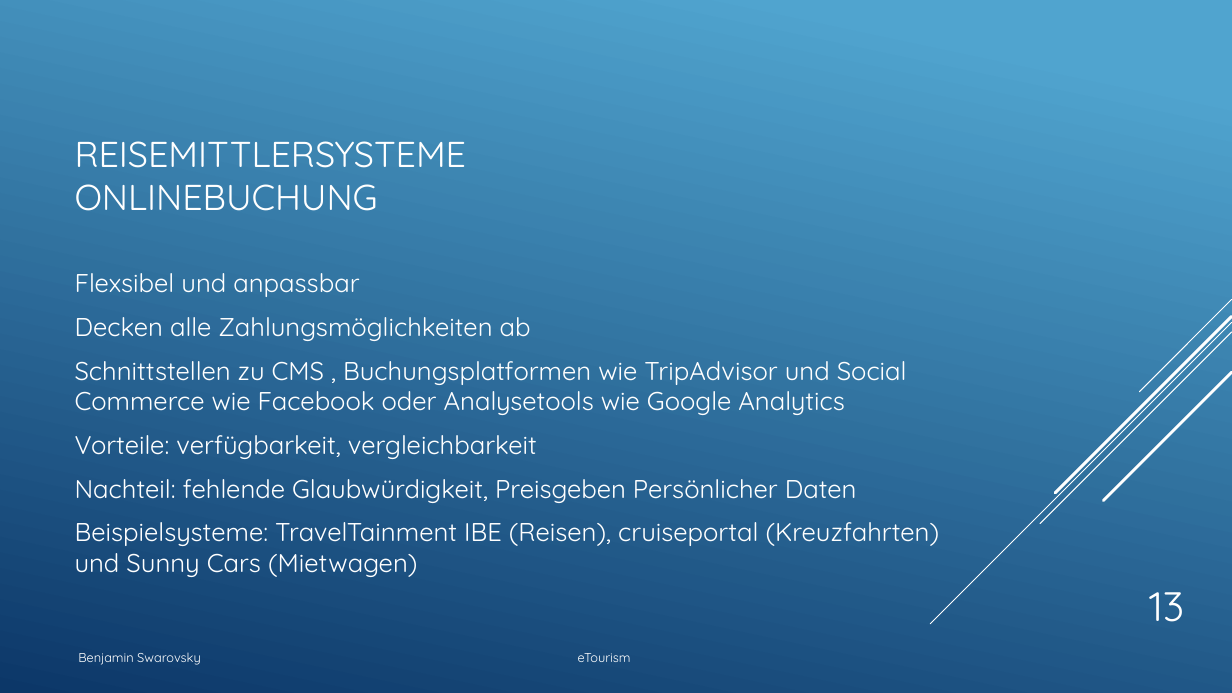
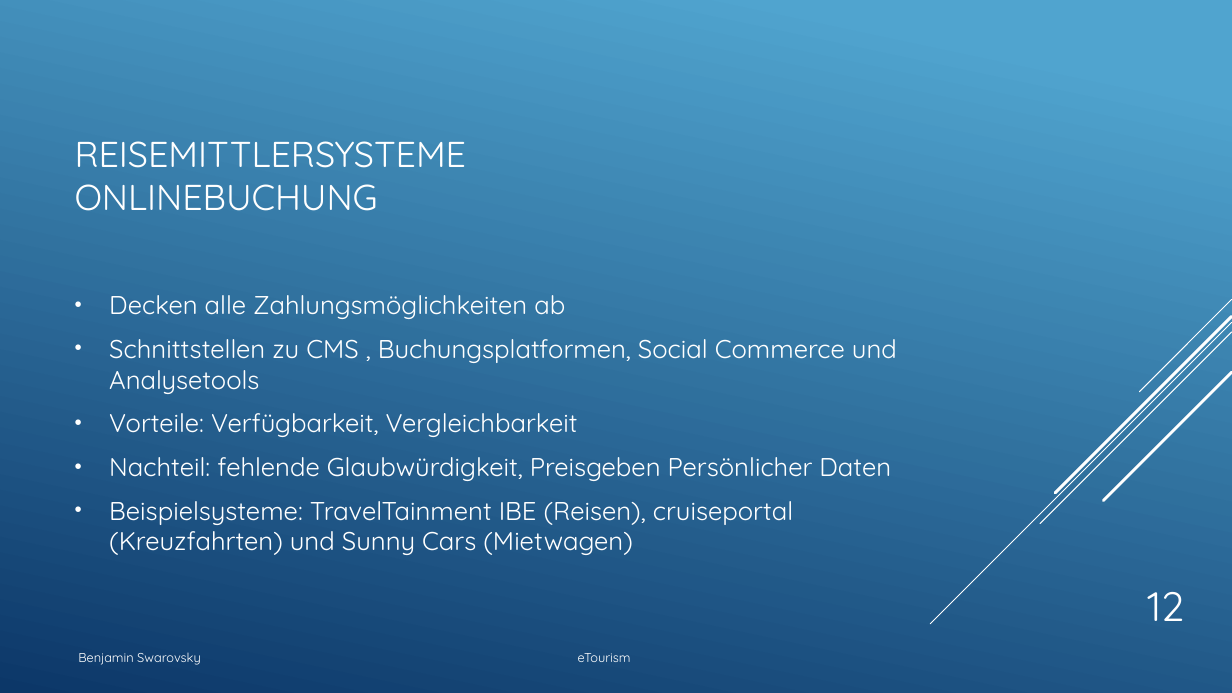
Before and after one commit to BenjaminS01/eTourism, a slide deck: slide 12 of Etourism1.pptx (slide 13 before the commit). Drawn at 1232x693 pixels with LibreOffice and Linux fonts; fonts in the diff are those of the drawing. Boxes give left, top, right and bottom in pixels: in the first picture for what was removed or moved away, otherwise in the second. Text is boxed around its words. In the diff, an @@ line names an element or a change of style, - is before the commit and + after.

```diff
--- a/Etourism1.pptx
+++ b/Etourism1.pptx
@@ text at box(75, 273, 359, 297): paragraph removed @@
-Flexsibel und anpassbar
@@ text at box(109, 295, 891, 555): bullet none to • @@
@@ text at box(109, 339, 897, 437): text changed @@
-Schnittstellen zu CMS , Buchungsplatformen wie TripAdvisor und Social Commerce wie Facebook oder Analysetools wie Google Analytics
-Vorteile: verfügbarkeit, vergleichbarkeit
+• Schnittstellen zu CMS , Buchungsplatformen, Social Commerce und Analysetools
+• Vorteile: Verfügbarkeit, Vergleichbarkeit
@@ page number at box(1147, 592, 1184, 621): text changed @@
-13
+12
```
Also in this commit, not shown: 12 other slides changed, 2 slides removed, 1 other file.
